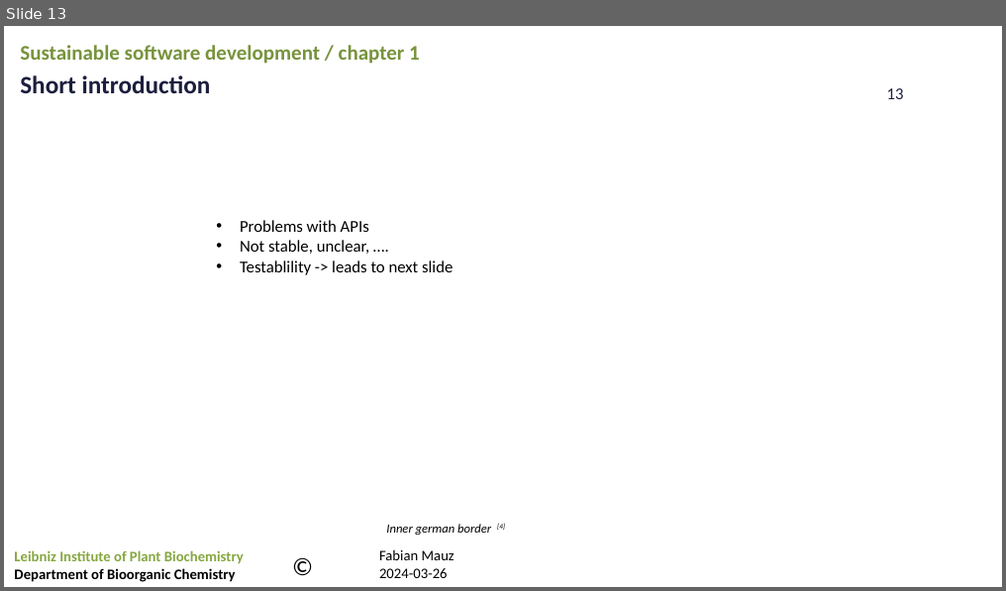
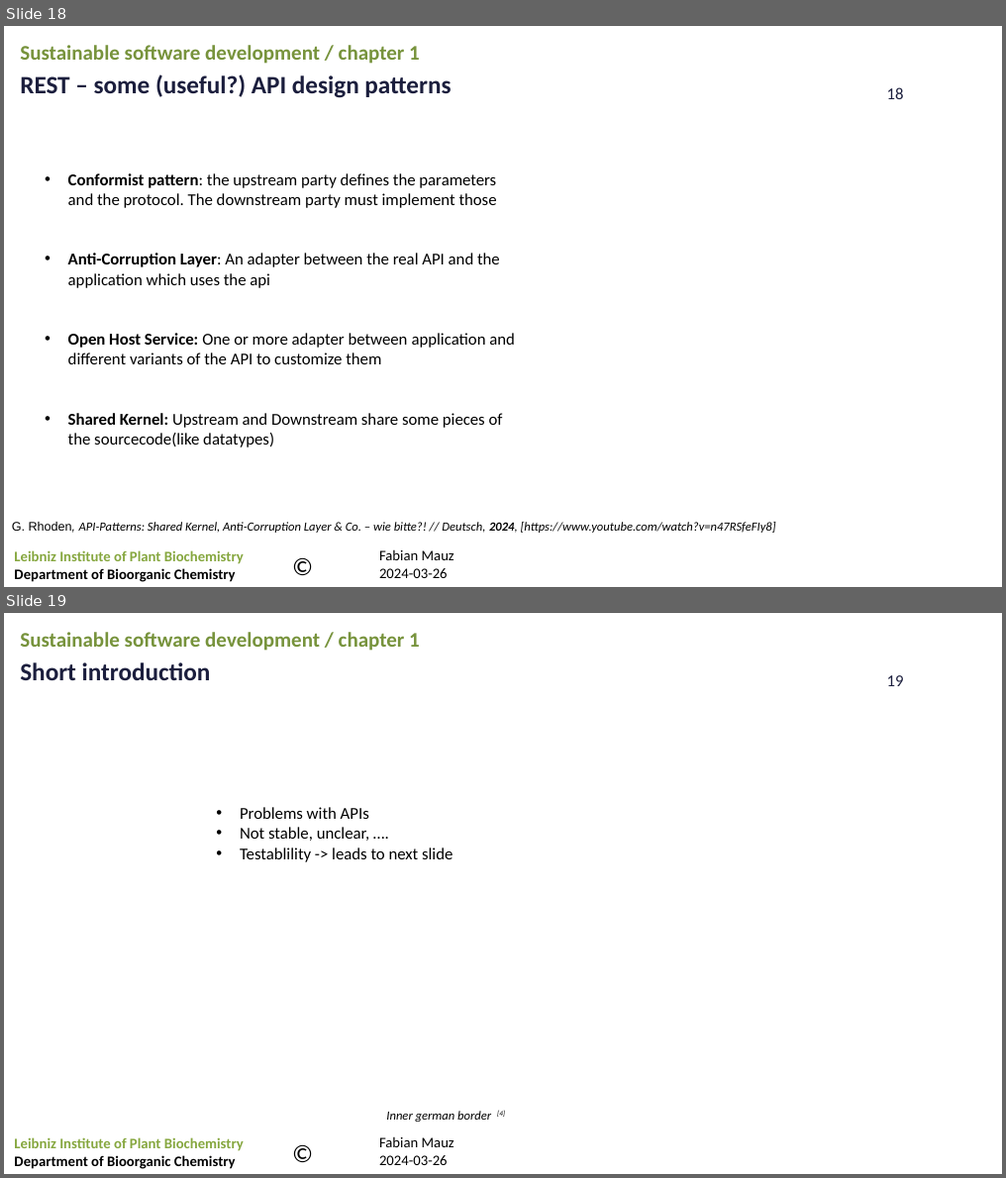
Before and after one commit to FabianMauz/talks_and_lessons, a slide deck: 20241021_api_and_architecture/20241021_api_and_softwarearchitecture.pptx. Shown one above the other, each under a label of ours: slide 13 before the commit, slides 18 and 19 after it. The pictures are 1006x591 and 1006x1178 pixels, drawn with LibreOffice and Linux fonts; fonts in the diff are those of the drawing; background and template pictures are left out. Boxes give left, top, right and bottom in pixels: in the first picture for what was removed or moved away, otherwise in the second. Text is boxed around its words. In the diff, an @@ line names an element or a change of style, - is before the commit and + after.

```diff
--- a/20241021_api_and_architecture/20241021_api_and_softwarearchitecture.pptx
+++ b/20241021_api_and_architecture/20241021_api_and_softwarearchitecture.pptx
@@ slide 18 added at [4,26,1002,587], background picture (left out); not listed: 4 template elements that a slide beside it also shows @@
@@ text added at [20,45,420,64], 20 pt, text #77933C, bold @@
+Sustainable software development / chapter 1
@@ text added at [20,75,450,98], 24 pt, text #1B1E3D, bold @@
+REST – some (useful?) API design patterns
@@ text added at [68,174,515,448], 16 pt, text #000000 @@
+• Conformist pattern: the upstream party defines the parameters and the protocol. The downstream party must implement those
+• Anti-Corruption Layer: An adapter between the real API and the application which uses the api
+• Open Host Service: One or more adapter between application and different variants of the API to customize them
+• Shared Kernel: Upstream and Downstream share some pieces of the sourcecode(like datatypes)
@@ text added at [12,522,776,533], 12 pt, text #000000, italic @@
+G. Rhoden, API-Patterns: Shared Kernel, Anti-Corruption Layer & Co. – wie bitte?! // Deutsch, 2024, [https://www.youtube.com/watch?v=n47RSfeFIy8]
@@ what was slide 13 is now slide 19 @@
@@ page number at [887,675,904,686]: text changed @@
-13
+19
```
Also in this commit, not shown: 8 slides changed, 8 other slides added, 3 slides removed.
